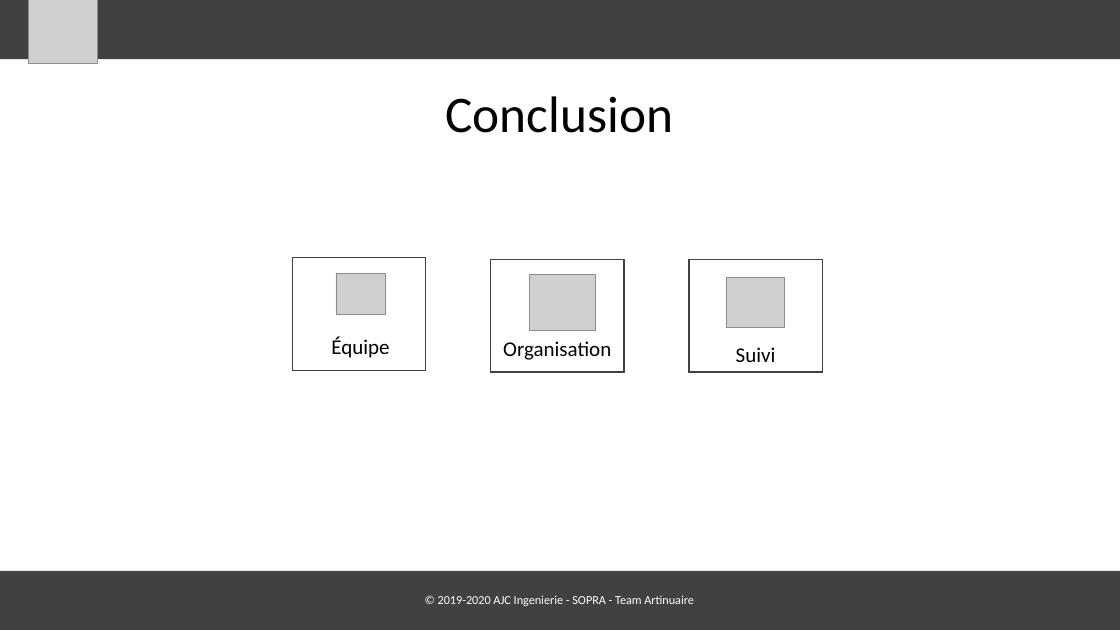
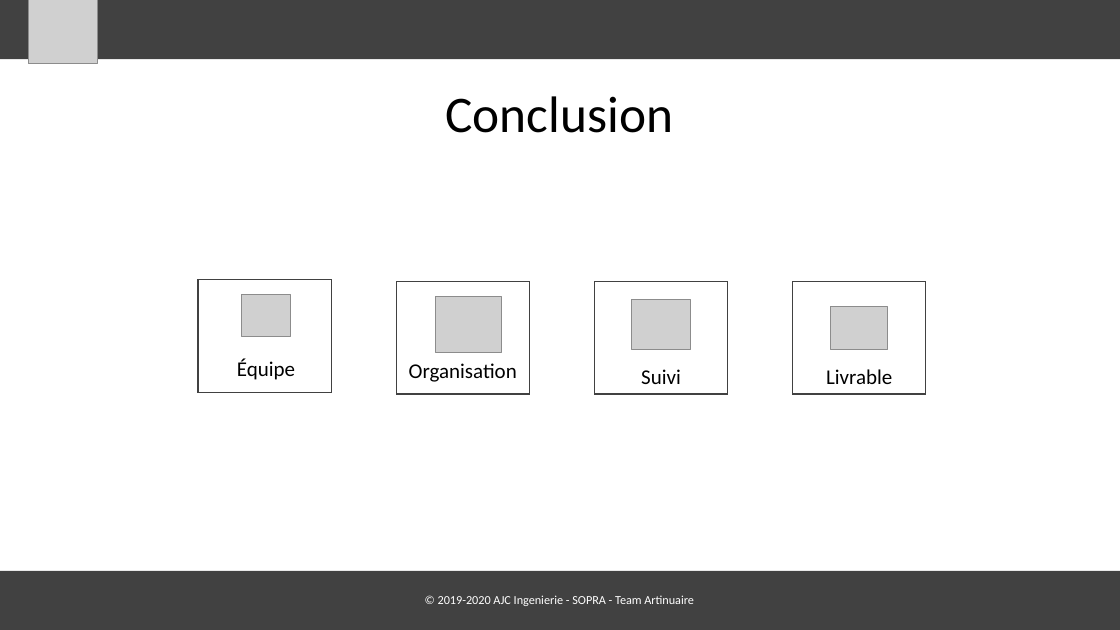
Before and after one commit to alredinor/diapo, a slide deck: slide 10 of alban.pptx. Drawn at 1120x630 pixels with LibreOffice and Linux fonts; fonts in the diff are those of the drawing; grey boxes stand for pictures. Boxes give left, top, right and bottom in pixels: in the first picture for what was removed or moved away, otherwise in the second. Text is boxed around its words. In the diff, an @@ line names an element or a change of style, - is before the commit and + after.

```diff
--- a/alban.pptx
+++ b/alban.pptx
@@ 3 pictures, 3 texts, 3 rectangles: place and size @@
-3 pictures, 3 texts, 3 rectangles at box(292, 258, 823, 372)
+3 pictures, 3 texts, 3 rectangles at box(198, 280, 728, 394)
@@ rectangle added at box(793, 281, 927, 394), outline #414141 1 pt @@
@@ picture added at box(831, 307, 888, 350) @@
@@ text added at box(826, 369, 892, 384), 18 pt, text #000000 @@
+Livrable
```
Also in this commit, not shown: 1 other slide changed.
